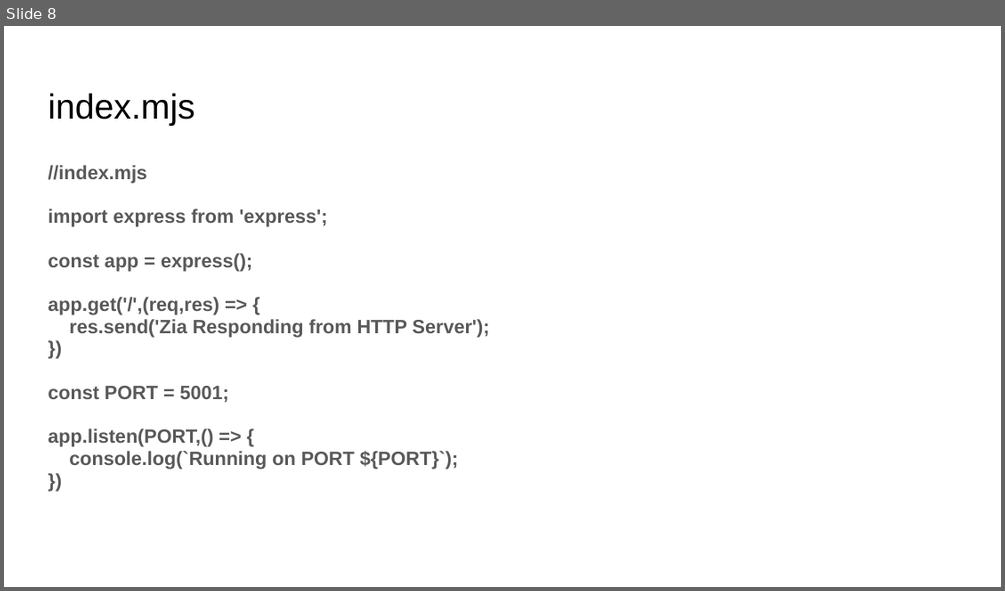
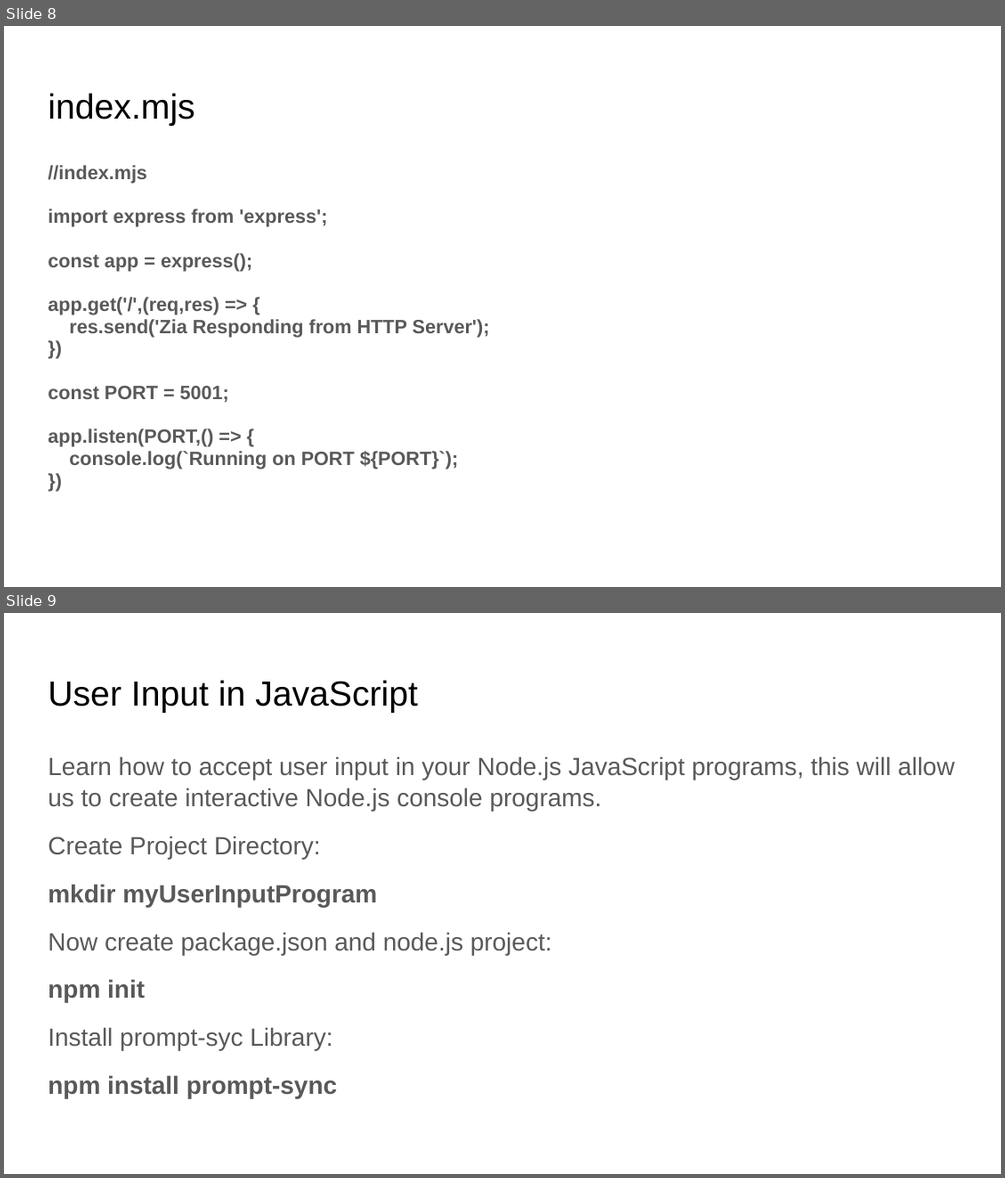
Before and after one commit to Muhammad-Ahsan-Learning-and-Goals/03-Certified-Web-3.0-and-Metaverse-Developer, a slide deck: 01 - Onsite Classes/01 - Slides/Class 03 - Node.js Intro.pptx. Shown one above the other, each under a label of ours: slide 8 before the commit, slides 8 and 9 after it. The pictures are 1005x591 and 1005x1178 pixels, drawn with LibreOffice and Linux fonts; fonts in the diff are those of the drawing. Boxes give left, top, right and bottom in pixels: in the first picture for what was removed or moved away, otherwise in the second. Text is boxed around its words. In the diff, an @@ line names an element or a change of style, - is before the commit and + after.

```diff
--- a/01 - Onsite Classes/01 - Slides/Class 03 - Node.js Intro.pptx
+++ b/01 - Onsite Classes/01 - Slides/Class 03 - Node.js Intro.pptx
@@ slide 9 added at box(4, 613, 1001, 1174), background #FFFFFF @@
@@ title added at box(48, 680, 418, 713), 25.2 pt, text #000000 @@
+User Input in JavaScript
@@ text added at box(48, 756, 955, 1099), 18 pt, text #595959 @@
+Learn how to accept user input in your Node.js JavaScript programs, this will allow us to create interactive Node.js console programs.
+Create Project Directory:
+mkdir myUserInputProgram
+Now create package.json and node.js project:
+npm init
+Install prompt-syc Library:
+npm install prompt-sync
```
Also in this commit, not shown: 1 other slide added, 8 other files.
